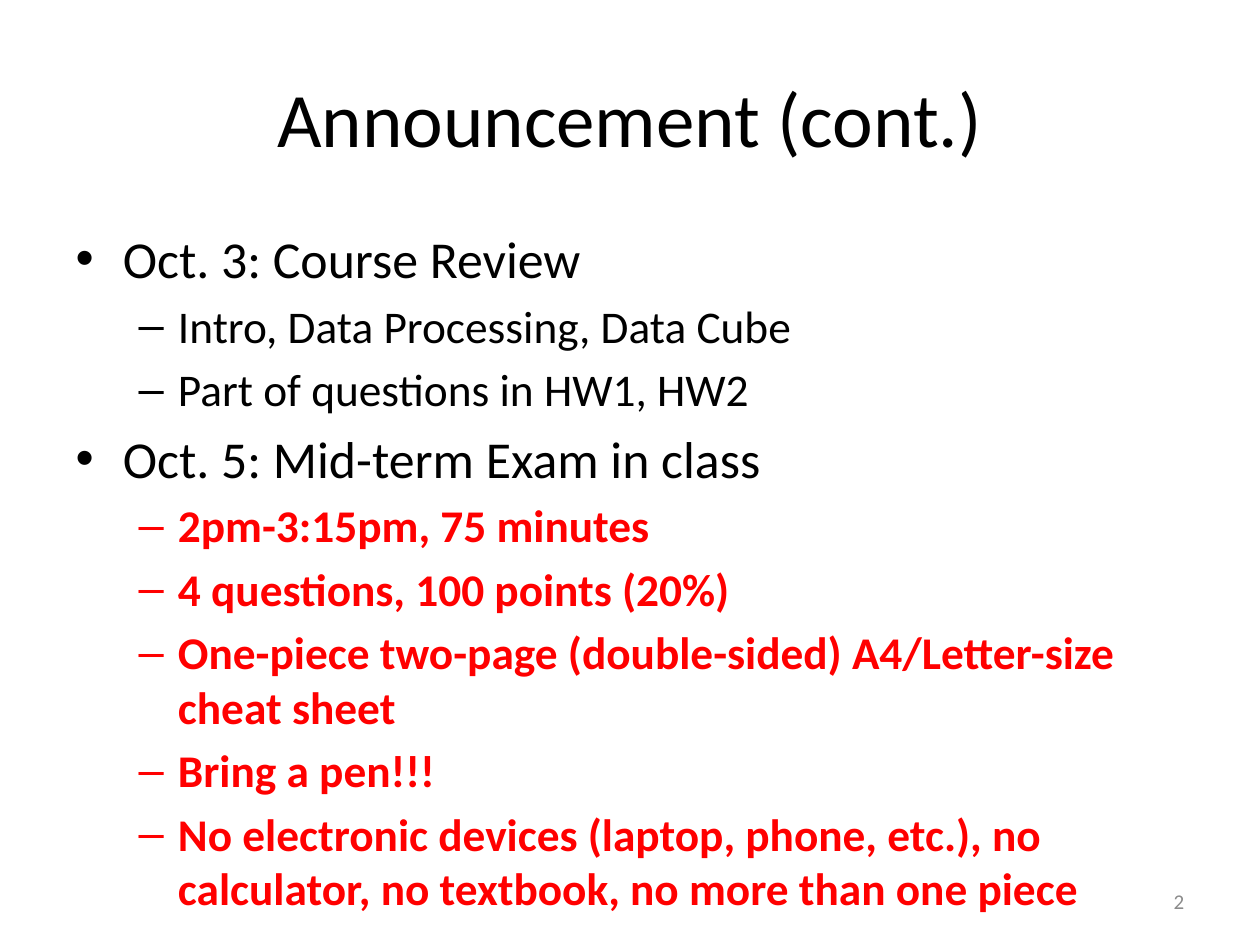
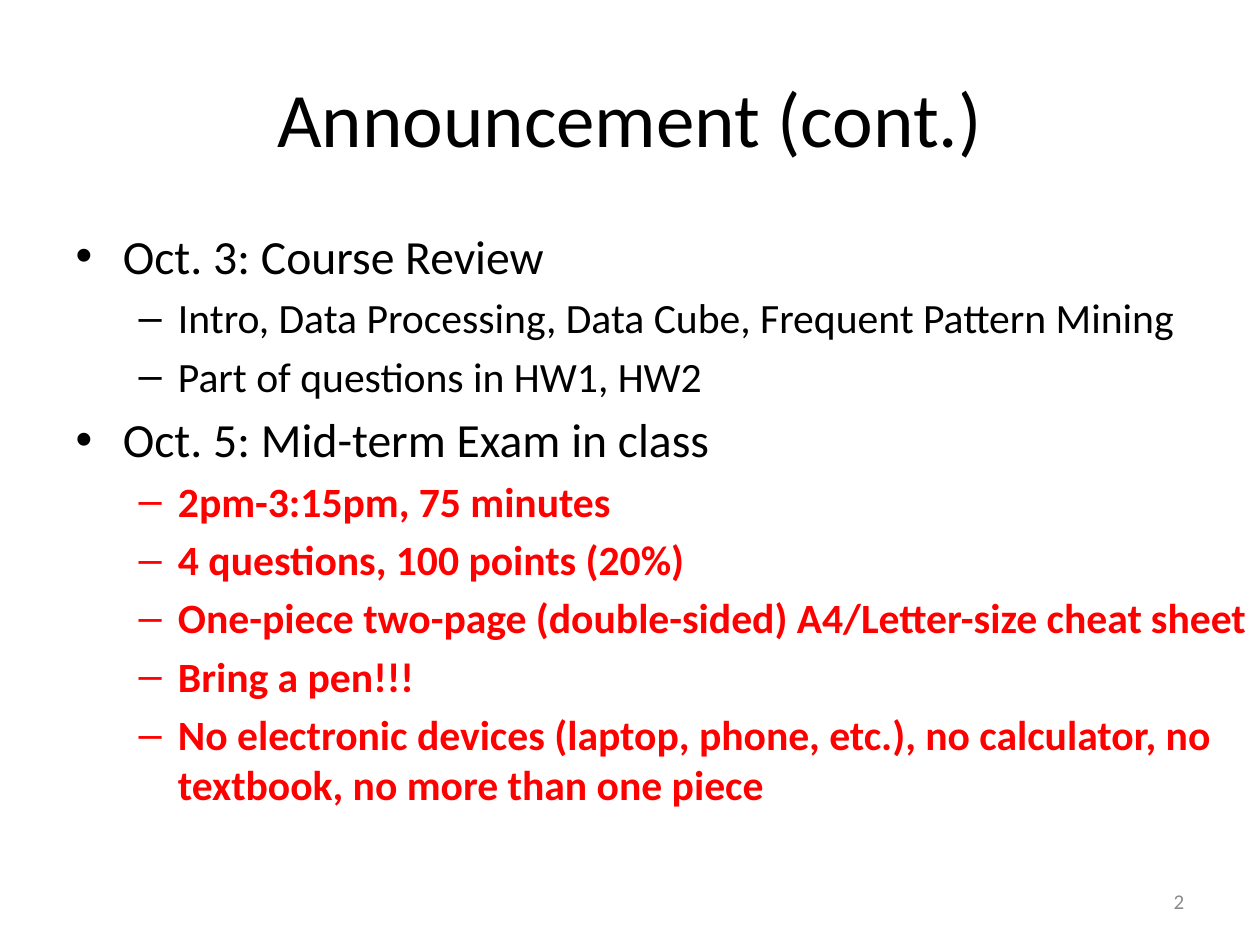
Before and after one commit to mjiang89/mjiang89.github.io, a slide deck: slide 2 of teaching/CSEx0647Fall17-09-DataWarehouse.pptx. Drawn at 1260x945 pixels with LibreOffice and Linux fonts; fonts in the diff are those of the drawing. Boxes give left, top, right and bottom in pixels: in the first picture for what was removed or moved away, otherwise in the second. Text is boxed around its words. In the diff, an @@ line names an element or a change of style, - is before the commit and + after.

```diff
--- a/teaching/CSEx0647Fall17-09-DataWarehouse.pptx
+++ b/teaching/CSEx0647Fall17-09-DataWarehouse.pptx
@@ text at (x1=123, y1=241, x2=1246, y2=807): size 29.6 to 27.2 pt in "Oct. 3: Course Review", "Oct. 5: Mid-term Exam in class"; size 25.9 to 23.8 pt in "Part of questions in HW1, HW2", "2pm-3:15pm, 75 minutes", "4 questions, 100 points (20%)", "One-piece two-page (double-sided) A4/Letter-size cheat sheet" and 2 more places @@
@@ text at (x1=178, y1=304, x2=1174, y2=340): text changed; size 25.9 to 23.8 pt @@
-  – Intro, Data Processing, Data Cube
+  – Intro, Data Processing, Data Cube, Frequent Pattern Mining
```
Also in this commit, not shown: 5 other files.
